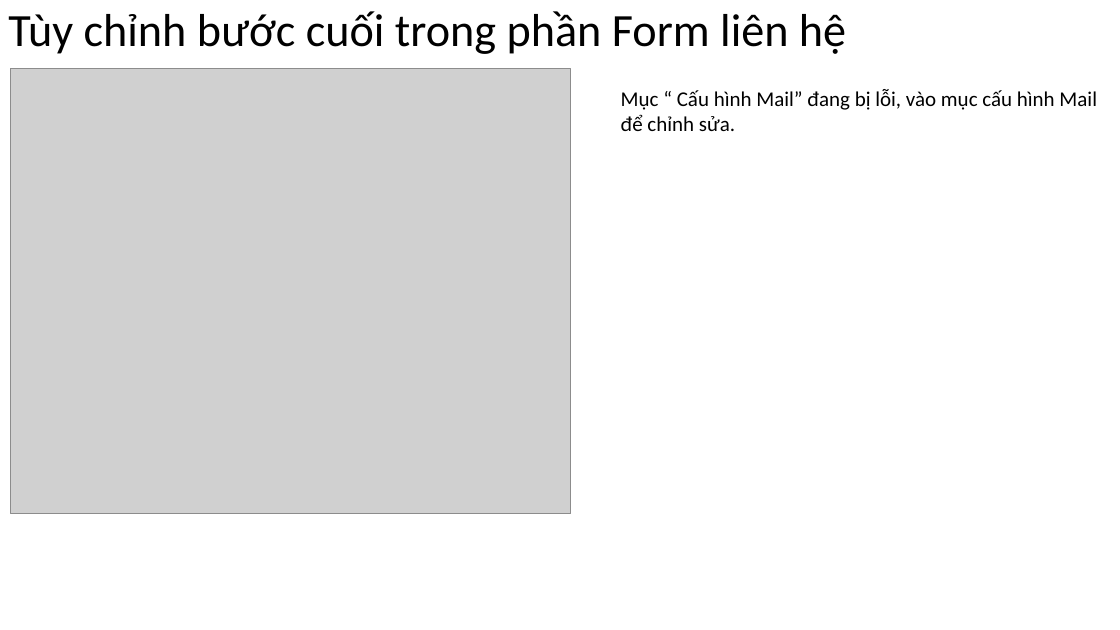
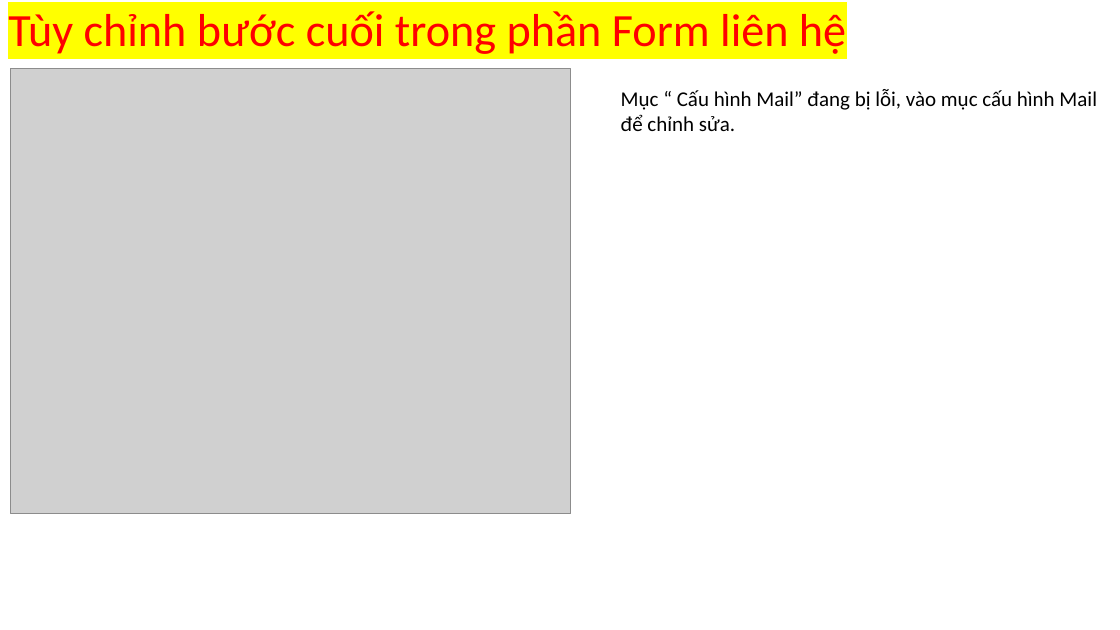
Before and after one commit to DangVanDoan05/WordPress, a slide deck: slide 33 of Tạo trang liên hệ trong WebSite.pptx. Drawn at 1120x630 pixels with LibreOffice and Linux fonts; fonts in the diff are those of the drawing; grey boxes stand for pictures. Boxes give left, top, right and bottom in pixels: in the first picture for what was removed or moved away, otherwise in the second. Text is boxed around its words. In the diff, an @@ line names an element or a change of style, - is before the commit and + after.

```diff
--- a/Tạo trang liên hệ trong WebSite.pptx
+++ b/Tạo trang liên hệ trong WebSite.pptx
@@ title "Tùy chỉnh bước cuối trong ..." at [8, 11, 846, 54]: text colour #000000 to #FF0000, highlight none to #FFFF00 @@
```
Also in this commit, not shown: 2 other slides changed, 1 slide added, 1 slide removed.
